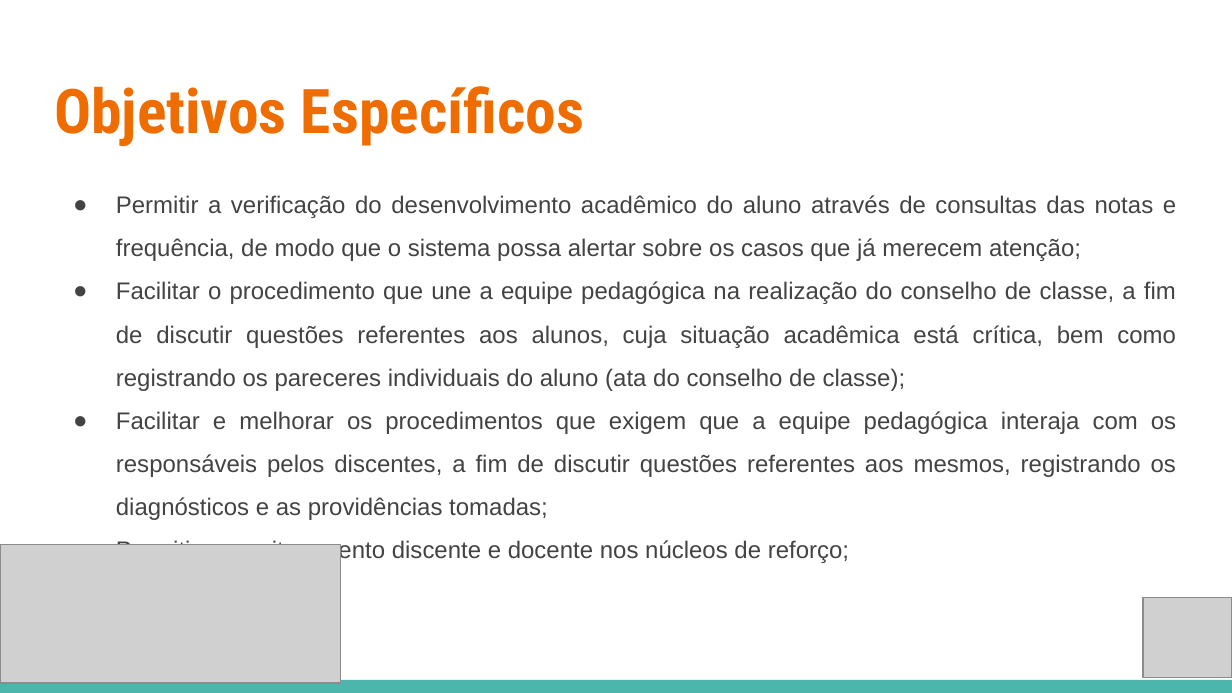
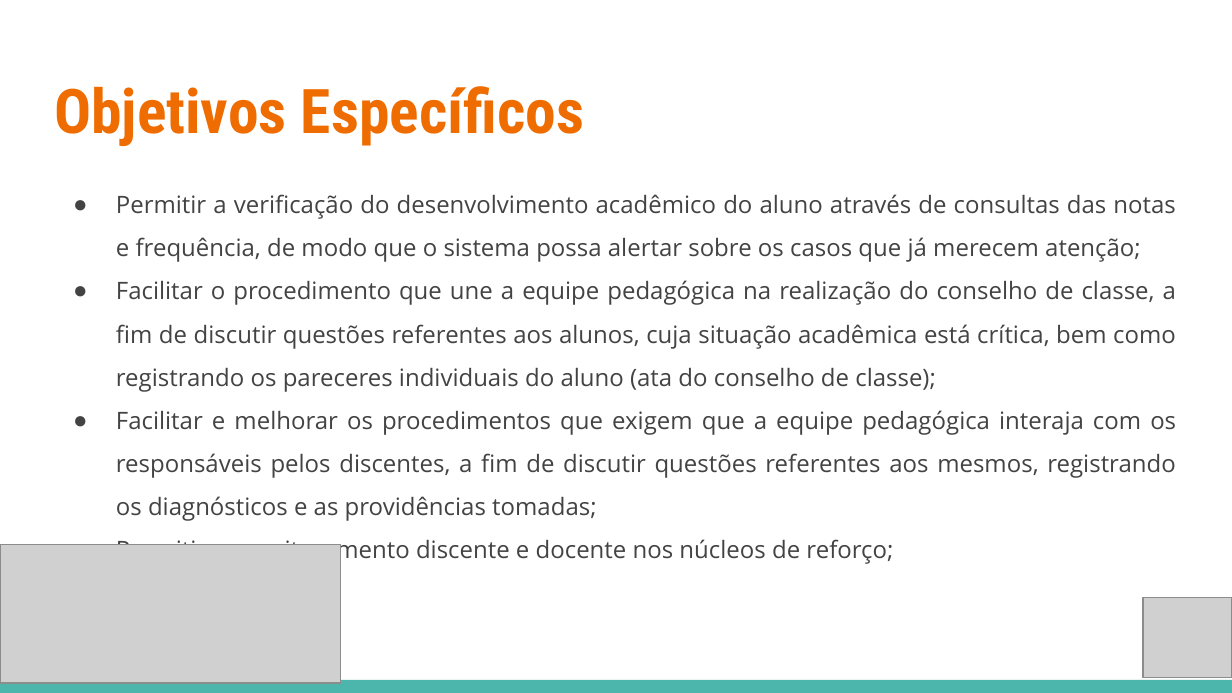
Before and after one commit to deividazevedo2/Projeto-SISAP, a slide deck: slide 4 of SISAP/000-GERENCIA_DE_PROJETO/PPJ-PLANO_DE_PROJETO - SISAP.pptx. Drawn at 1232x693 pixels with LibreOffice and Linux fonts; fonts in the diff are those of the drawing; grey boxes stand for pictures. Boxes give left, top, right and bottom in pixels: in the first picture for what was removed or moved away, otherwise in the second. Text is boxed around its words. In the diff, an @@ line names an element or a change of style, - is before the commit and + after.

```diff
--- a/SISAP/000-GERENCIA_DE_PROJETO/PPJ-PLANO_DE_PROJETO - SISAP.pptx
+++ b/SISAP/000-GERENCIA_DE_PROJETO/PPJ-PLANO_DE_PROJETO - SISAP.pptx
@@ text "Permitir a verificação do desenvolvimento ..." at bbox=[116, 194, 1176, 565]: font Arial to Open Sans @@
```
Also in this commit, not shown: 7 other slides changed.
